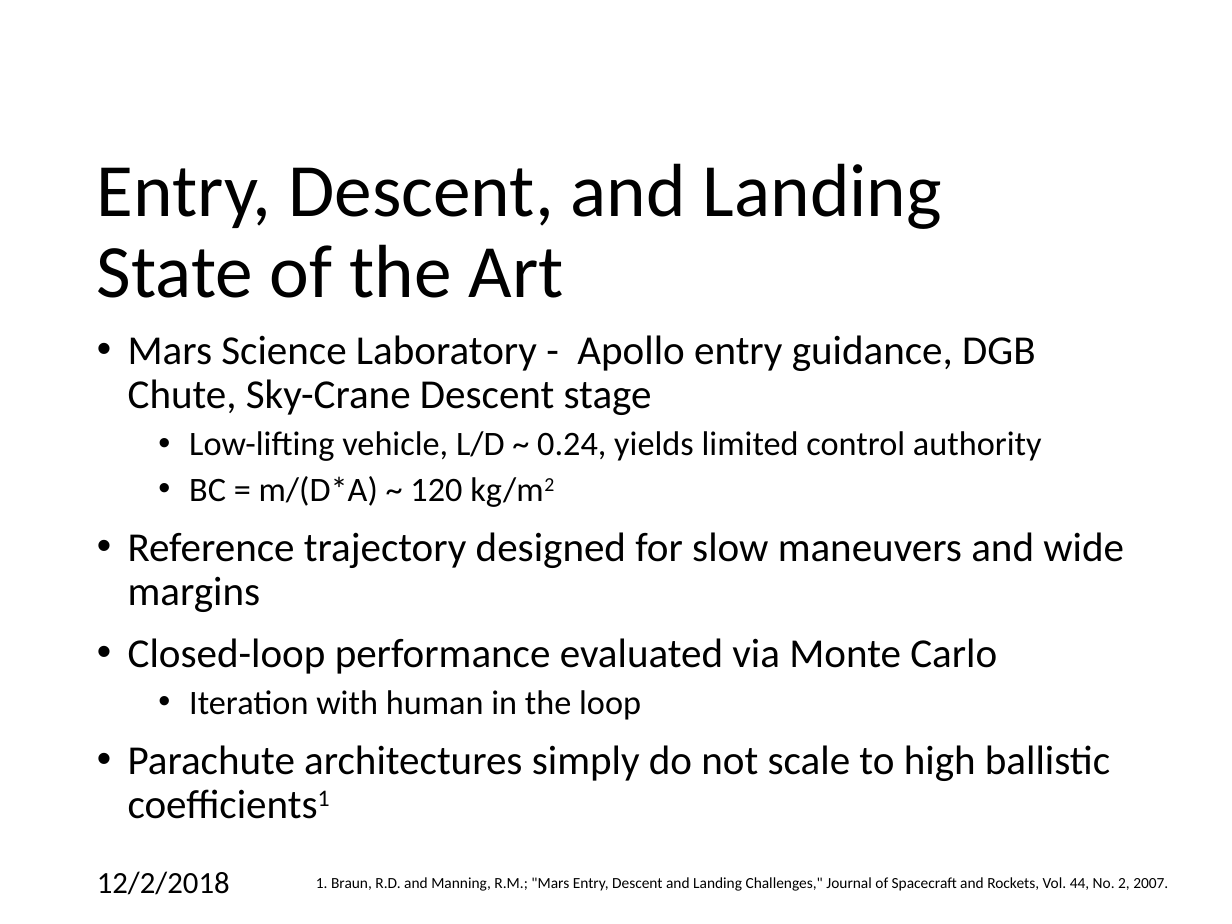
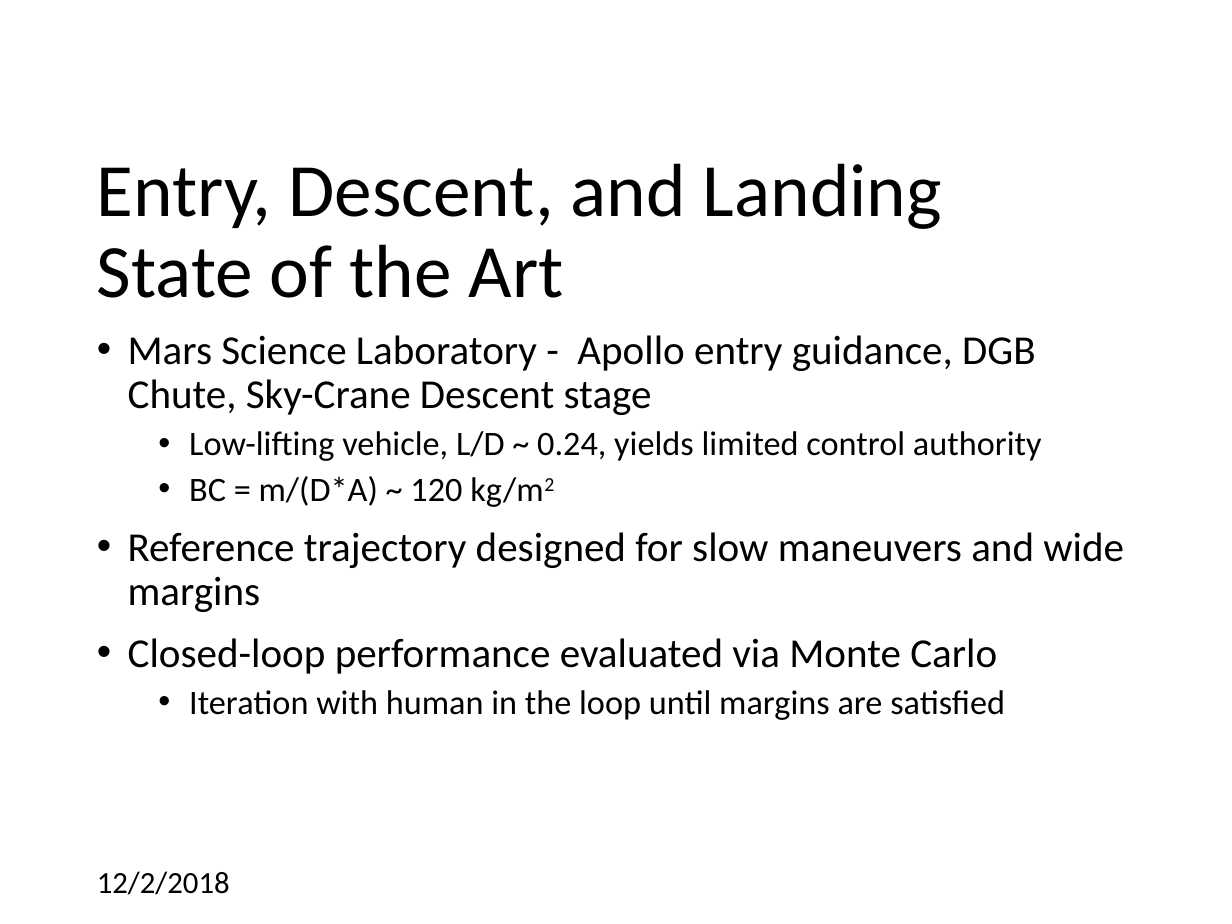
Before and after one commit to CDNoyes/EDL-Py, a slide deck: slide 4 of Documents/Qual Exam.pptx. Drawn at 1232x924 pixels with LibreOffice and Linux fonts; fonts in the diff are those of the drawing; background and template pictures are left out. Boxes give left, top, right and bottom in pixels: in the first picture for what was removed or moved away, otherwise in the second. Text is boxed around its words. In the diff, an @@ line names an element or a change of style, - is before the commit and + after.

```diff
--- a/Documents/Qual Exam.pptx
+++ b/Documents/Qual Exam.pptx
@@ text at (189,690,1005,720): text changed; size 24 to 20 pt @@
-  • Iteration with human in the loop
-• Parachute architectures simply do not scale to high ballistic coefficients1
+  • Iteration with human in the loop until margins are satisfied
@@ text removed at (316,877,1168,891) @@
-1. Braun, R.D. and Manning, R.M.; "Mars Entry, Descent and Landing Challenges," Journal of Spacecraft and Rockets, Vol. 44, No. 2, 2007.
```
Also in this commit, not shown: 14 other slides changed, 3 slides added.
